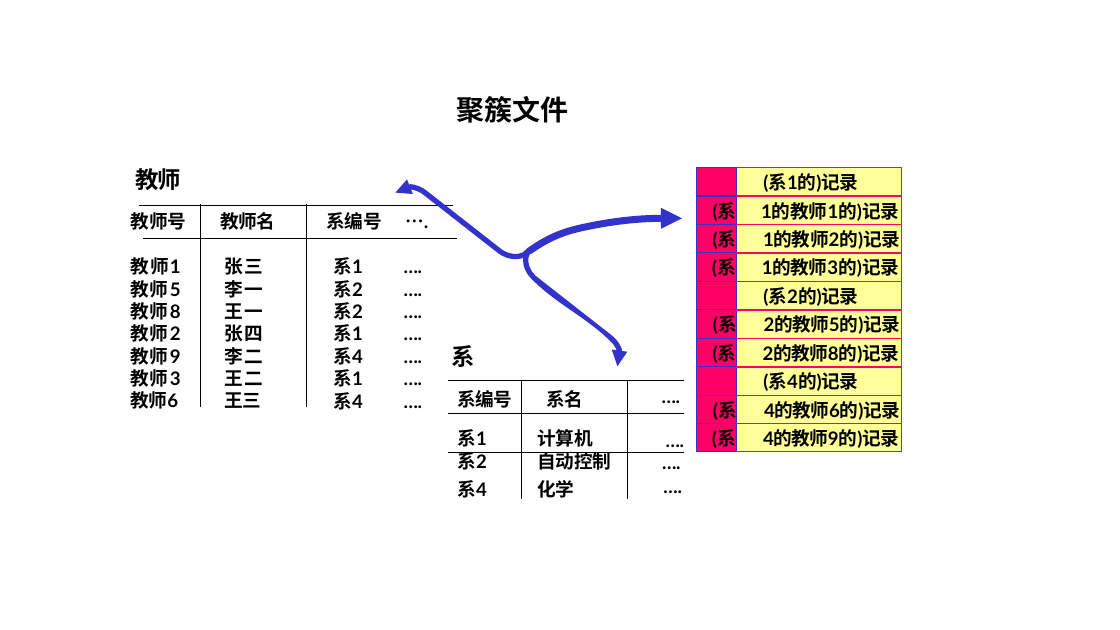
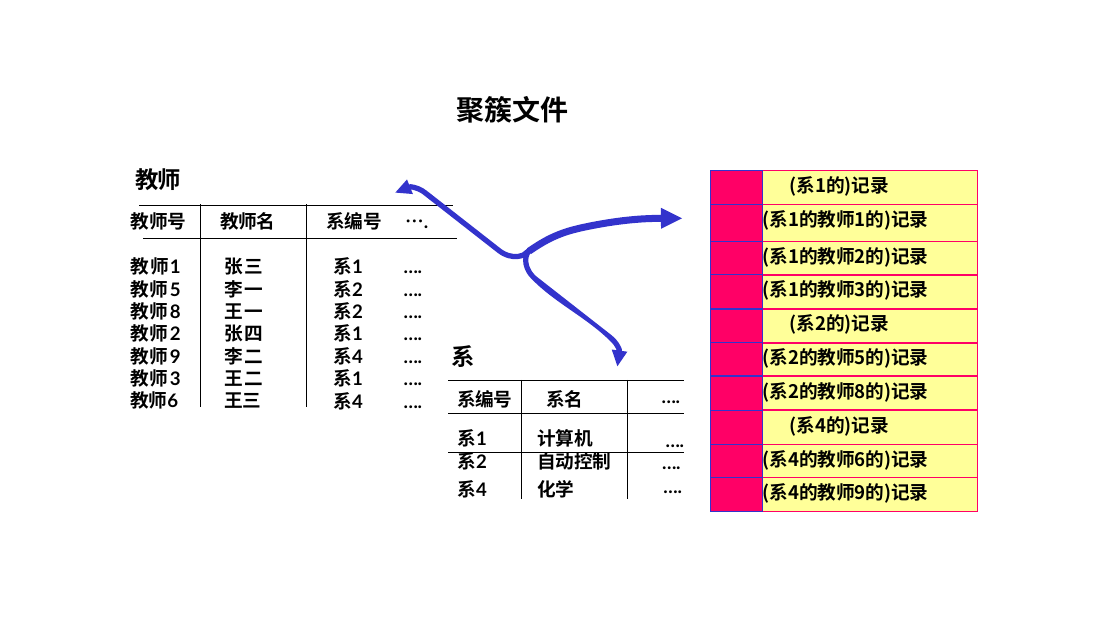
Before and after one commit to guofei9987/a, a slide deck: slide 7 of computer/database/database.pptx. Drawn at 1120x630 pixels with LibreOffice and Linux fonts; fonts in the diff are those of the drawing. Boxes give left, top, right and bottom in pixels: in the first picture for what was removed or moved away, otherwise in the second. Text is boxed around its words. In the diff, an @@ line names an element or a change of style, - is before the commit and + after.

```diff
--- a/computer/database/database.pptx
+++ b/computer/database/database.pptx
@@ table at [711, 171, 977, 512] @@
-row 2, column 1: (系
+row 2, column 1: 
-row 2, column 2: 1的教师1的)记录
+row 2, column 2: (系1的教师1的)记录
-row 3, column 1: (系
+row 3, column 1: 
-row 3, column 2: 1的教师2的)记录
+row 3, column 2: (系1的教师2的)记录
-row 4, column 1: (系
+row 4, column 1: 
-row 4, column 2: 1的教师3的)记录
+row 4, column 2: (系1的教师3的)记录
-row 6, column 1: (系
+row 6, column 1: 
-row 6, column 2: 2的教师5的)记录
+row 6, column 2: (系2的教师5的)记录
-row 7, column 1: (系
+row 7, column 1: 
-row 7, column 2: 2的教师8的)记录
+row 7, column 2: (系2的教师8的)记录
-row 9, column 1: (系
+row 9, column 1: 
-row 9, column 2: 4的教师6的)记录
+row 9, column 2: (系4的教师6的)记录
-row 10, column 1: (系
+row 10, column 1: 
-row 10, column 2: 4的教师9的)记录
+row 10, column 2: (系4的教师9的)记录
@@ font Lato to Noto Sans CJK SC in "(系1的)记录", "(系2的)记录", "(系4的)记录" @@
@@ letter spacing -0.3 to -0.2 pt in "(系1的)记录" @@
@@ letter spacing -0.5 to -0.2 pt in "(系2的)记录", "(系4的)记录" @@
@@ table: place and size @@
-table at [697, 168, 902, 453]
+table at [711, 171, 977, 512]
```
Also in this commit, not shown: 2 other files.
